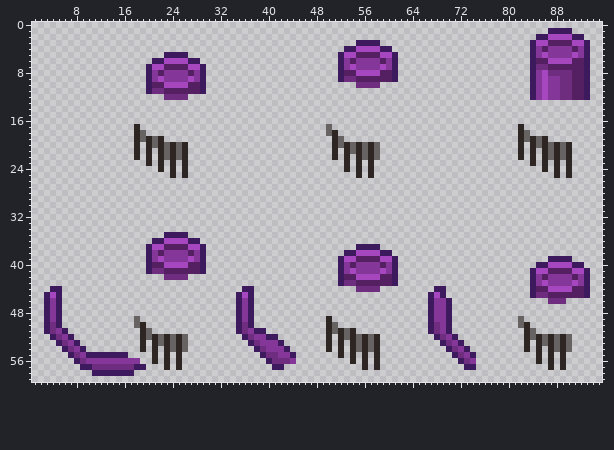
Two versions of one sprite sheet, Resources/Textures/_NF/Structures/Machines/portable_pump.rsi/pumping.png. Above, as it was before the edit.
The file is 96x96 pixels. Shown: x 1..95, y 0..59.
After:
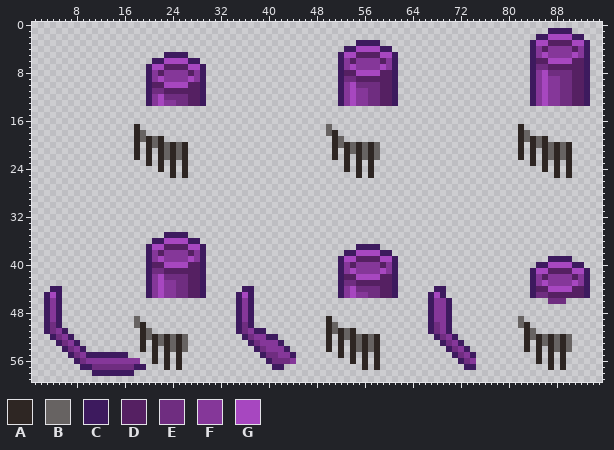
Palette (. is transparent): A #2e2623  B #676362  C #3d1a5e  D #552062  E #6f2d80  F #853799  G #a747c0
Edits made:
Changed rows in their new state; - is an unchanged pixel.
first column x 20:
10 --------------------------------CFG----DDC--------------------------------
11 --------------------------------CFGFFEEDDC--------------------------------
12 CFG----DDC----------------------CFGFFEEDDC--------------------------------
13 CFGFFEEDDC----------------------CFGFFEEDDC----------------------CFGFFEEDDC
first column x 20:
42 CFG----DDC--------------------------------
43 CFGFFEEDDC--------------------------------
44 CFGFFEEDDC----------------------CFG----DDC
45 CFGFFEEDDC----------------------CFGFFEEDDC
